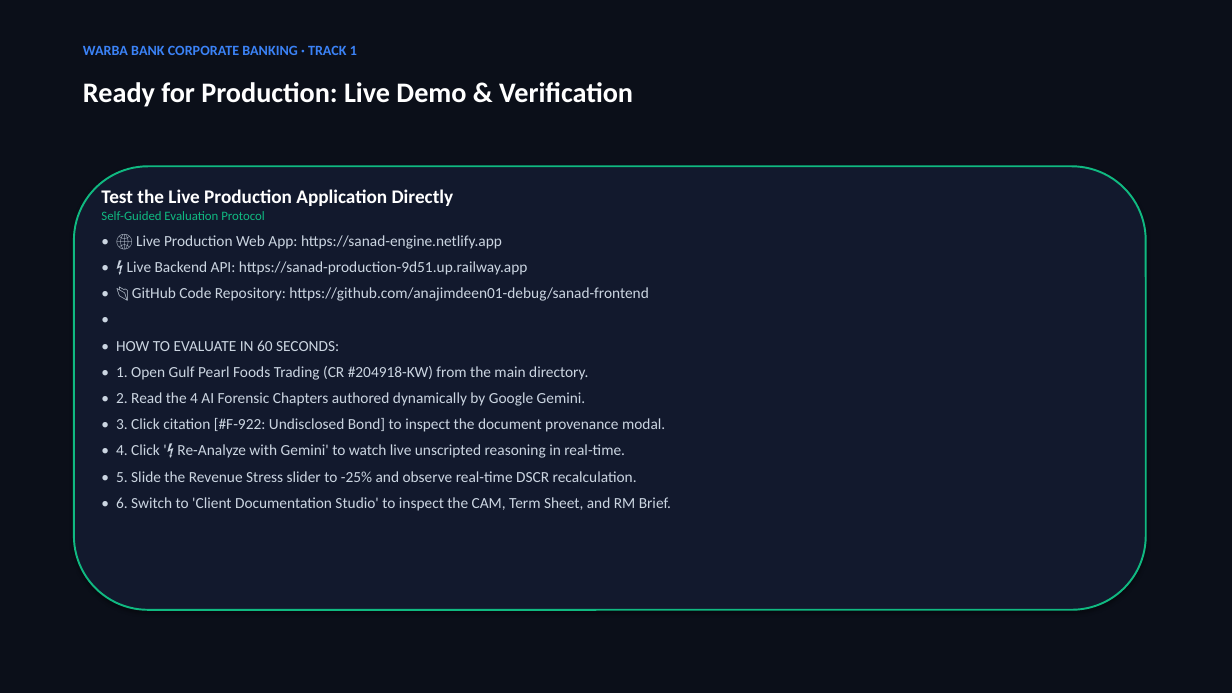
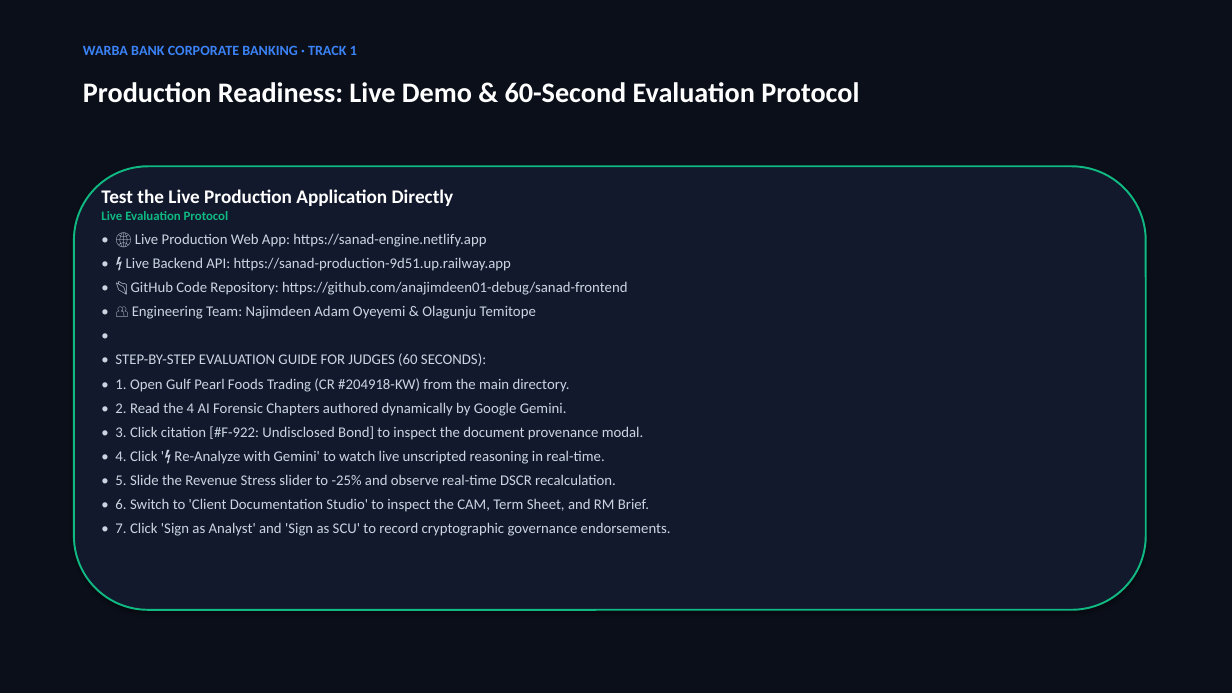
Before and after one commit to najimdeenadam7-wq/sanad, a slide deck: slide 13 of submission/SANAD_Pitch_Deck_Warba_Bank.pptx (slide 8 before the commit). Drawn at 1232x693 pixels with LibreOffice and Linux fonts; fonts in the diff are those of the drawing. Boxes give left, top, right and bottom in pixels: in the first picture for what was removed or moved away, otherwise in the second. Text is boxed around its words. In the diff, an @@ line names an element or a change of style, - is before the commit and + after.

Commit message:
docs: add team members (Najimdeen Adam Oyeyemi & Olagunju Temitope) and enterprise tech stack across all submission files and pitch decks

```diff
--- a/submission/SANAD_Pitch_Deck_Warba_Bank.pptx
+++ b/submission/SANAD_Pitch_Deck_Warba_Bank.pptx
@@ text at bbox=[83, 82, 859, 103]: text changed @@
-Ready for Production: Live Demo & Verification
+Production Readiness: Live Demo & 60-Second Evaluation Protocol
@@ text at bbox=[101, 211, 229, 220]: text changed; bold on @@
-Self-Guided Evaluation Protocol
+Live Evaluation Protocol
@@ text at bbox=[115, 233, 649, 512]: size 12 to 11.5 pt in "• 🌐 Live Production Web App: https://sanad-engine.netlify.ap ...", "• ⚡ Live Backend API: https://sanad-production-9d51.up.railw ...", "• 📂 GitHub Code Repository: https://github.com/anajimdeen01- ...", "•" and 6 more places; less space between paragraphs @@
@@ text at bbox=[132, 305, 536, 319]: paragraph added @@
+• 👥 Engineering Team: Najimdeen Adam Oyeyemi & Olagunju Temitope
@@ text at bbox=[115, 353, 486, 366]: text changed; size 12 to 11.5 pt @@
-• HOW TO EVALUATE IN 60 SECONDS:
+• STEP-BY-STEP EVALUATION GUIDE FOR JUDGES (60 SECONDS):
@@ text at bbox=[115, 522, 671, 536]: paragraph added @@
+• 7. Click 'Sign as Analyst' and 'Sign as SCU' to record cryptographic governance endorsements.
```
Also in this commit, not shown: 6 other slides changed, 6 slides added, 1 slide removed, 10 other files.
